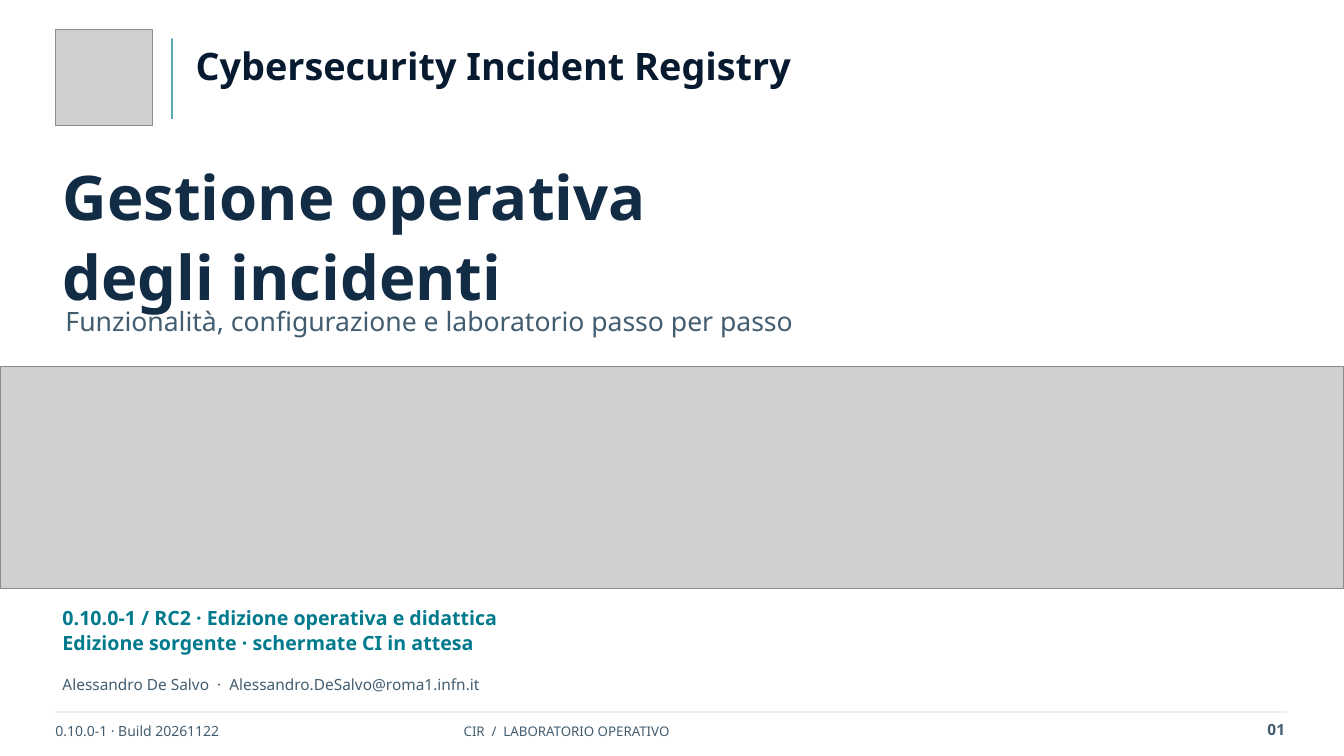
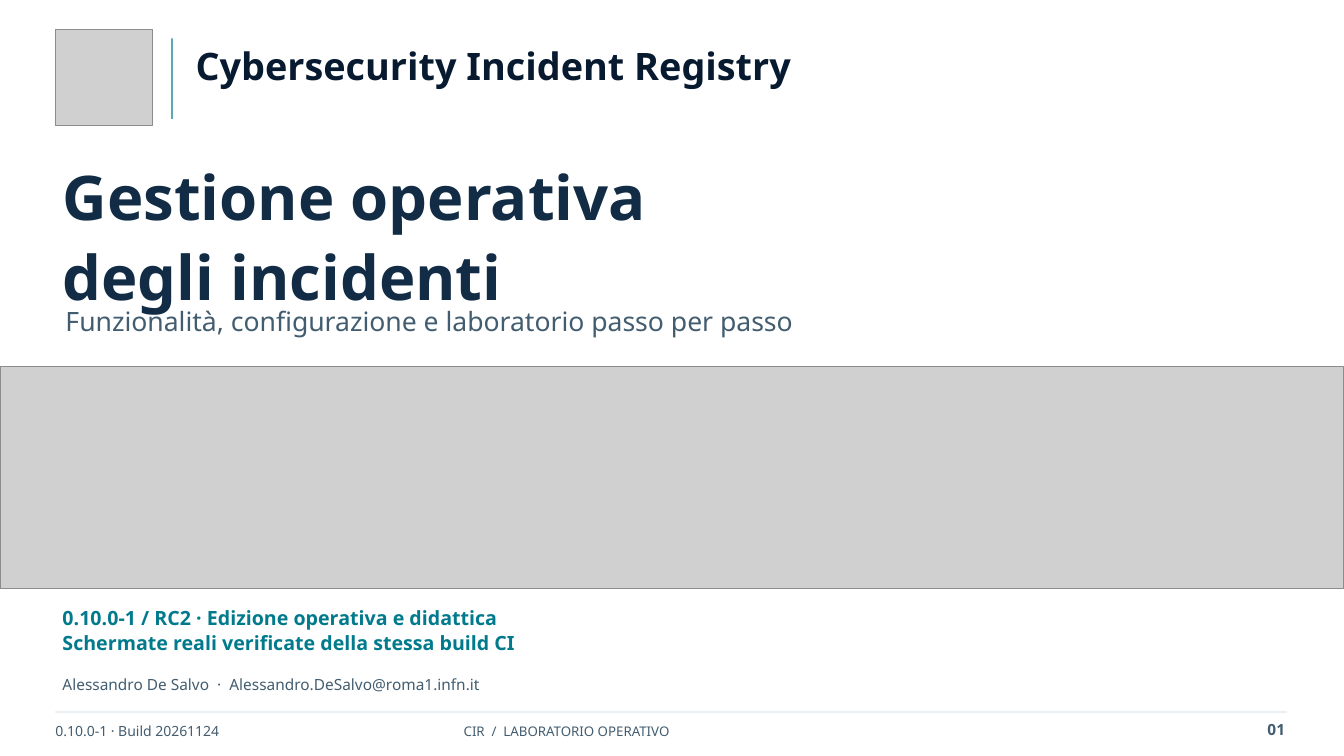
Before and after one commit to desalvo/cybersecurity-incident-registry, a slide deck: slide 1 of docs/presentation/CIR_Operational_Training_IT.pptx. Drawn at 1344x756 pixels with LibreOffice and Linux fonts; fonts in the diff are those of the drawing; grey boxes stand for pictures. Boxes give left, top, right and bottom in pixels: in the first picture for what was removed or moved away, otherwise in the second. Text is boxed around its words. In the diff, an @@ line names an element or a change of style, - is before the commit and + after.

```diff
--- a/docs/presentation/CIR_Operational_Training_IT.pptx
+++ b/docs/presentation/CIR_Operational_Training_IT.pptx
@@ text at <box>62,635,514,651</box>: text changed @@
-Edizione sorgente · schermate CI in attesa
+Schermate reali verificate della stessa build CI
@@ text at <box>55,725,219,736</box>: text changed @@
-0.10.0-1 · Build 20261122
+0.10.0-1 · Build 20261124
```
Also in this commit, not shown: 33 other slides changed, 37 other files.
